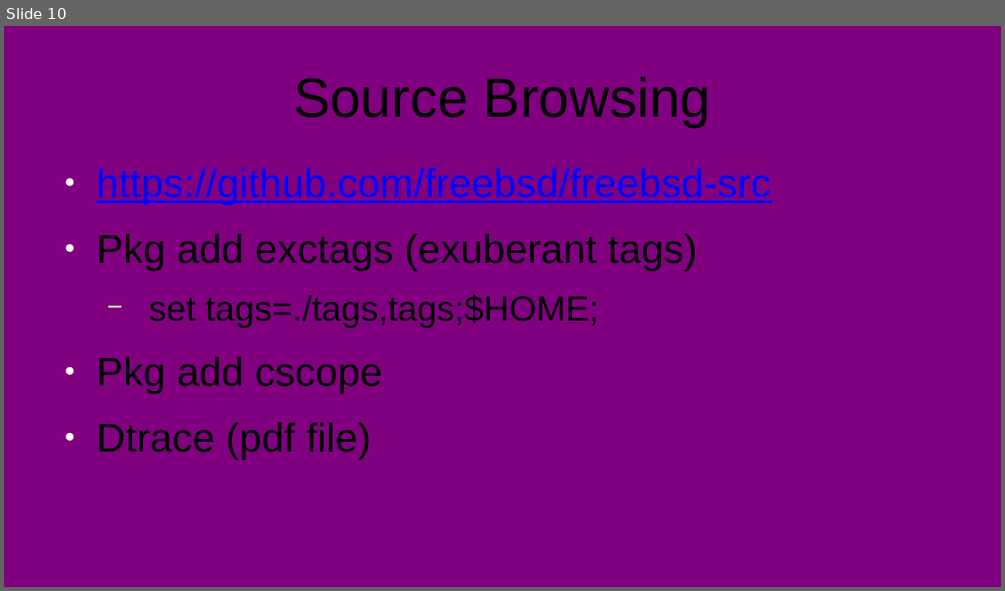
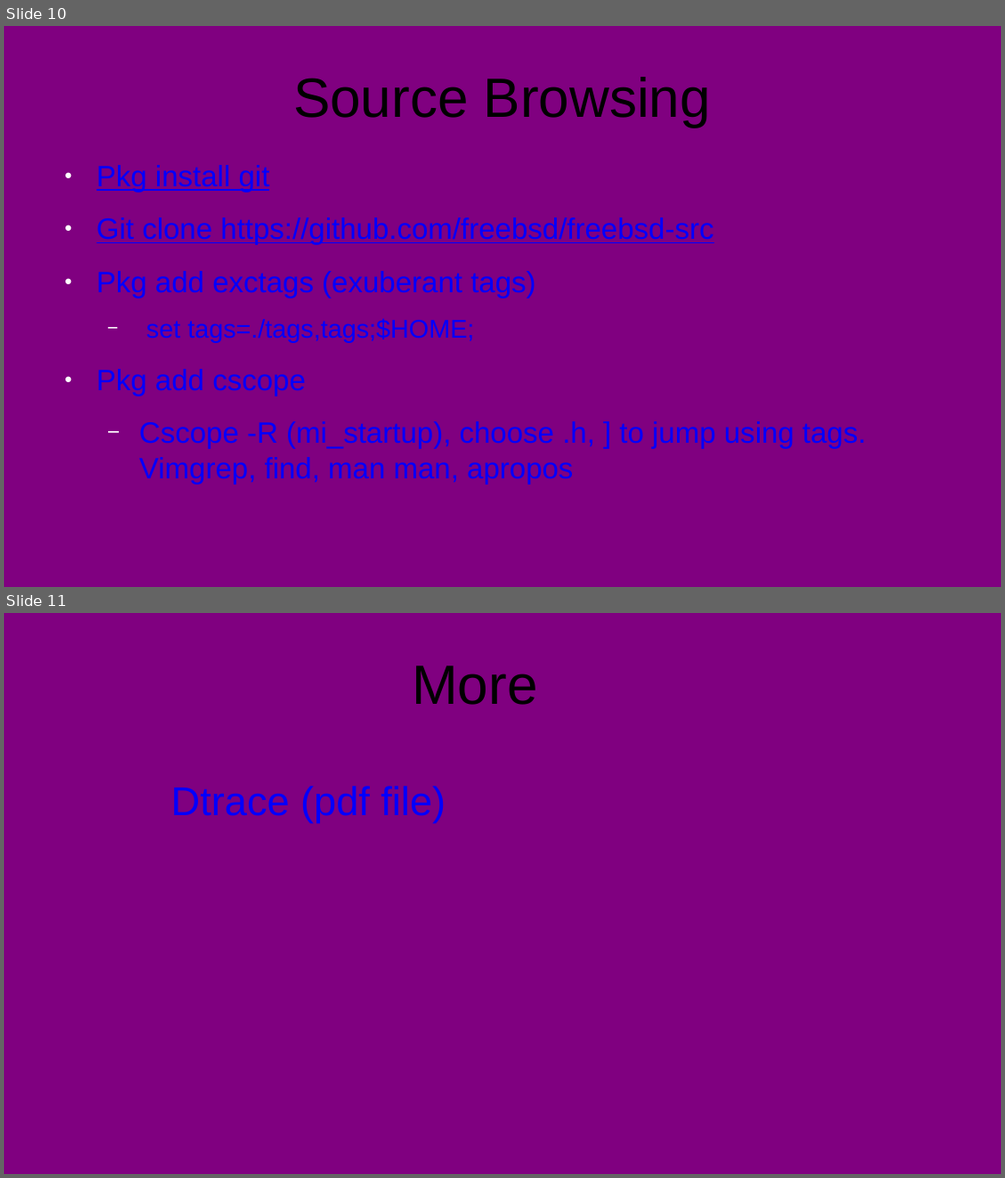
Before and after one commit to stevemac321/snippets, a slide deck: FreeBSD-Drop/Desktop/FreeBSD.pptx. Shown one above the other, each under a label of ours: slide 10 before the commit, slides 10 and 11 after it. The pictures are 1005x591 and 1005x1178 pixels, drawn with LibreOffice and Linux fonts; fonts in the diff are those of the drawing. Boxes give left, top, right and bottom in pixels: in the first picture for what was removed or moved away, otherwise in the second. Text is boxed around its words. In the diff, an @@ line names an element or a change of style, - is before the commit and + after.

```diff
--- a/FreeBSD-Drop/Desktop/FreeBSD.pptx
+++ b/FreeBSD-Drop/Desktop/FreeBSD.pptx
@@ slide 11 added at (x1=4, y1=613, x2=1001, y2=1174), background #800080 @@
@@ text added at (x1=412, y1=666, x2=537, y2=705), 44 pt, text #000000 @@
+More
@@ text added at (x1=171, y1=786, x2=445, y2=823), 32 pt, text #0000FF @@
+Dtrace (pdf file)
@@ slide 10 changed as well @@
@@ text at (x1=97, y1=165, x2=713, y2=245): text changed; size 32 to 23.4 pt @@
-● https://github.com/freebsd/freebsd-src
+● Pkg install git
+● Git clone https://github.com/freebsd/freebsd-src
@@ text at (x1=97, y1=271, x2=535, y2=396): size 32 to 23.4 pt in "Pkg add exctags (exuberant tags)", "Pkg add cscope"; text colour #000000 to #0000FF in "Pkg add exctags (exuberant tags)", "set tags=./tags,tags;$HOME;", "Pkg add cscope"; size 28 to 20.4 pt in "set tags=./tags,tags;$HOME;" @@
@@ text at (x1=139, y1=421, x2=866, y2=484): text changed; size 32 to 23.4 pt; text colour #000000 to #0000FF @@
-● Dtrace (pdf file)
+  − Cscope -R (mi_startup), choose .h, ] to jump using tags. Vimgrep, find, man man, apropos
```
Also in this commit, not shown: 3 other slides changed.
